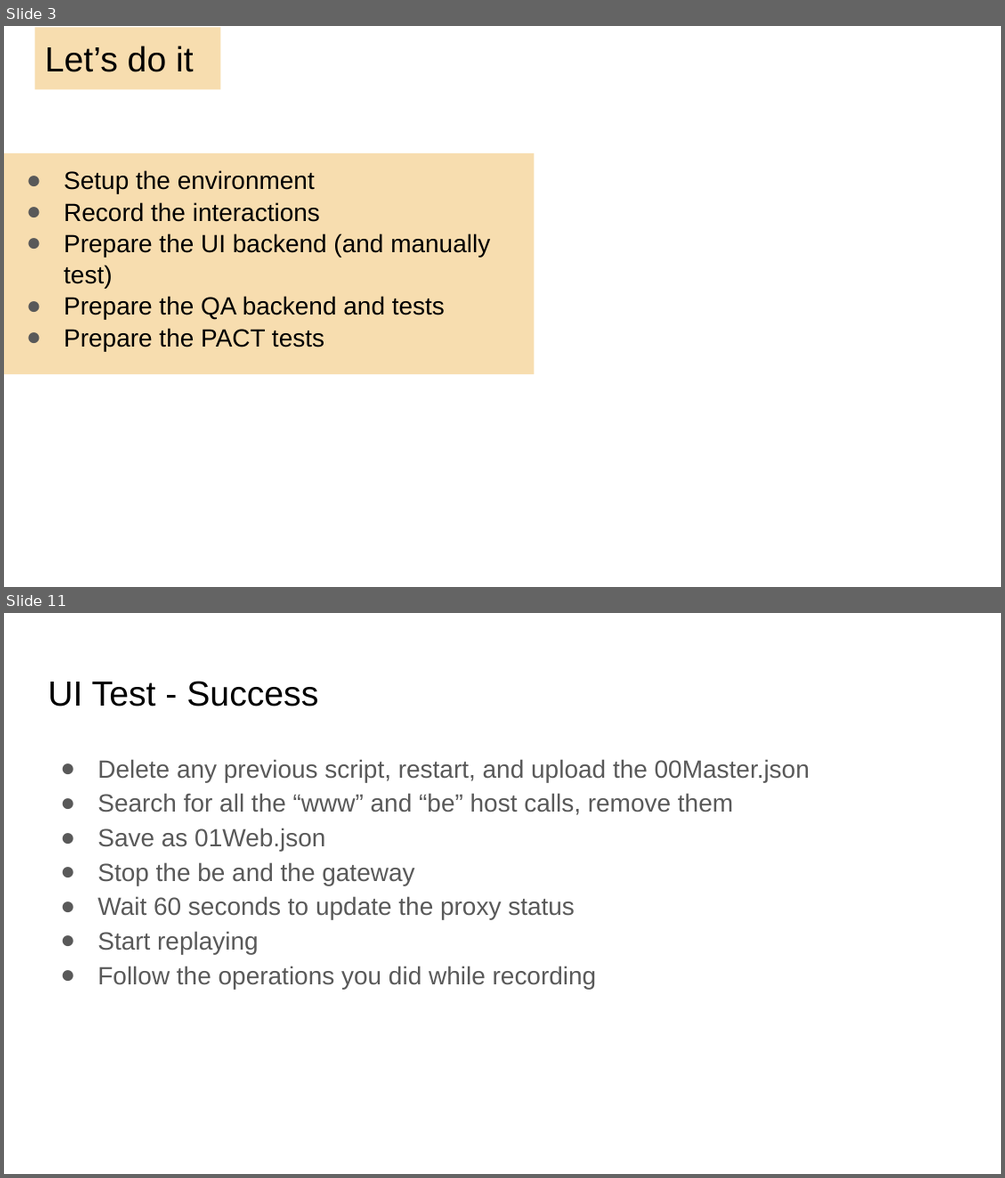
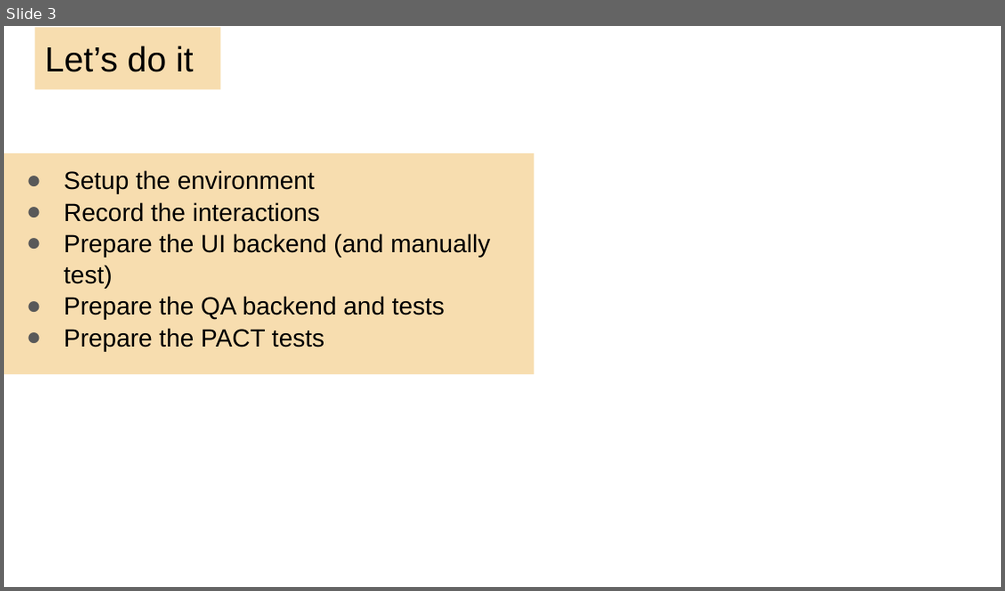
Before and after one commit to kendarorg/HttpAnsweringMachine, a slide deck: docs/HAM.EP.pptx. Shown one above the other, each under a label of ours: slides 3 and 11 before the commit, slide 3 after it; the slides between them are not shown. The pictures are 1005x1178 and 1005x591 pixels, drawn with LibreOffice and Linux fonts; fonts in the diff are those of the drawing; background and template pictures are left out. Boxes give left, top, right and bottom in pixels: in the first picture for what was removed or moved away, otherwise in the second. Text is boxed around its words. In the diff, an @@ line names an element or a change of style, - is before the commit and + after.

```diff
--- a/docs/HAM.EP.pptx
+++ b/docs/HAM.EP.pptx
@@ slide 11 removed at bbox=[4, 613, 1001, 1174], background #FFFFFF @@
@@ title removed at bbox=[48, 681, 318, 706] @@
-UI Test - Success
@@ text removed at bbox=[97, 759, 809, 989] @@
-● Delete any previous script, restart, and upload the 00Master.json
-● Search for all the “www” and “be” host calls, remove them
-● Save as 01Web.json
-● Stop the be and the gateway
-● Wait 60 seconds to update the proxy status
-● Start replaying
-● Follow the operations you did while recording
```
Also in this commit, not shown: 3 slides changed, 1 slide added, 12 other slides removed, 1 other file.
